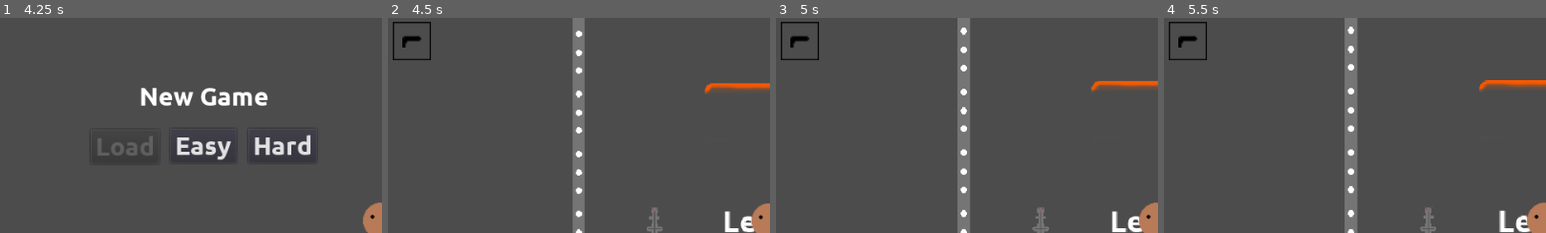
Above: before the commit, frames 1-4 (left to right).
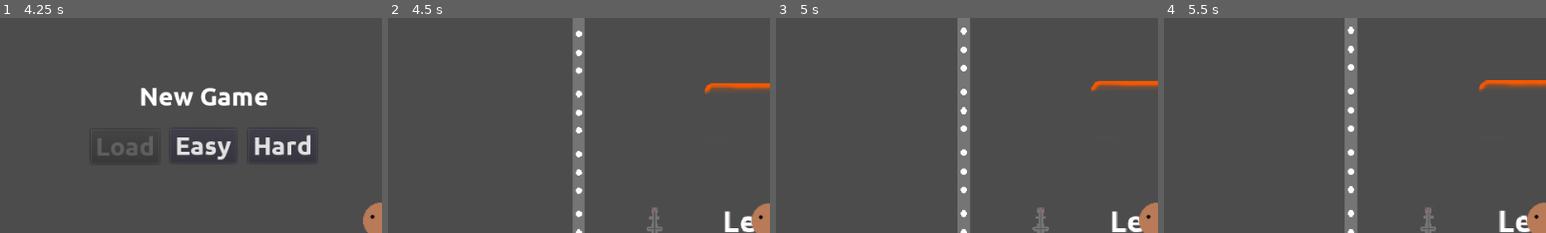
Above: after the commit, the same moments.

Repository: wsheldon67/Scredric
Game: Godot game, scene res://Main.tscn
The game is run twice, just before and just after one commit, with the same random seed, the same clock (stepped at 60 frames per second) and the same inputs.
Inputs:
- Up to frame 1 (4.25 s): click "Start" at 0.5 s; click "Back" at 1.25 s; click "Start" at 2 s; click "Join" at 2.75 s; click "Ready" at 3.5 s
- Up to frame 2 (4.5 s): click "Easy" at 4.25 s
- Up to frame 3 (5 s): no input
- Up to frame 4 (5.5 s): tap Enter at 5 s
The pictures show only the part of the screen within x 0-50%, y 0-50%; the shares and areas given below are measured in that part.

Frame 1 is identical in both runs. In frame 2, 0.4% of the frame differs, in the area x 1-12%, y 1-20%; in frame 3, 0.4%; in frame 4, 0.4%.

Commit message:
unlock weapon HUD

Diff:
--- a/project/assets/game/HotbarItem.gd
+++ b/project/assets/game/HotbarItem.gd
@@ -10,3 +10,9 @@
 func remove_player(player_number):
 	var player_tab = get_node("PlayerTabs/PlayerTab%s" % str(player_number))
 	player_tab.visible = false
+
+func set_level(level):
+	if level == 0:
+		visible = false
+	else:
+		visible = true
--- a/project/assets/player/Player.gd
+++ b/project/assets/player/Player.gd
@@ -93,8 +93,9 @@
 
 
 func change_weapon(weapon_name):
-	HUD.change_weapon(weapon_name, player_number)
 	if PROGRESS.data.weapons[weapon_name] > 0:
+		# change HUD
+		HUD.change_weapon(weapon_name, player_number)
 		# remove existing weapons
 		for player_weapon in $Weapons.get_children():
 			player_weapon.queue_free()
--- a/project/global/HUD.gd
+++ b/project/global/HUD.gd
@@ -35,15 +35,7 @@
 
 
 func unlock(unlock_name, unlock_level):
-	if unlock_level == 0:
-		return
-	var unlock_node
-	if !has_node(unlock_name):
-		var path = "res://assets/game/hotbar/%s.tscn" % unlock_name
-		unlock_node = ResourceLoader.load(path).instance()
-		add_child(unlock_node)
-	else:
-		unlock_node = get_node(unlock_name)
+	var unlock_node = get_node("/root/Main/HUD/Hotbar/%s" % unlock_name)
 	unlock_node.set_level(unlock_level)
 
 
